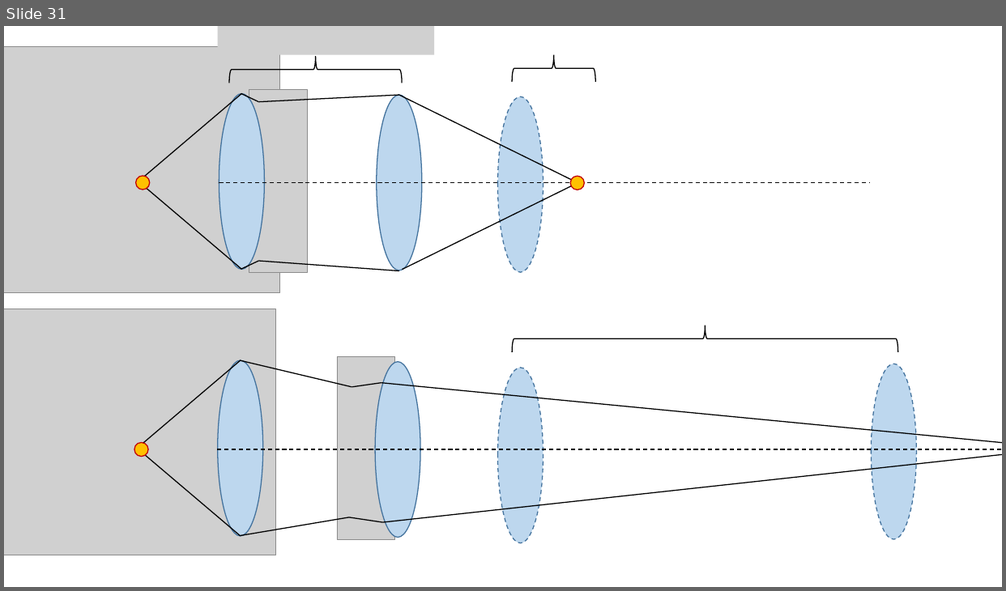
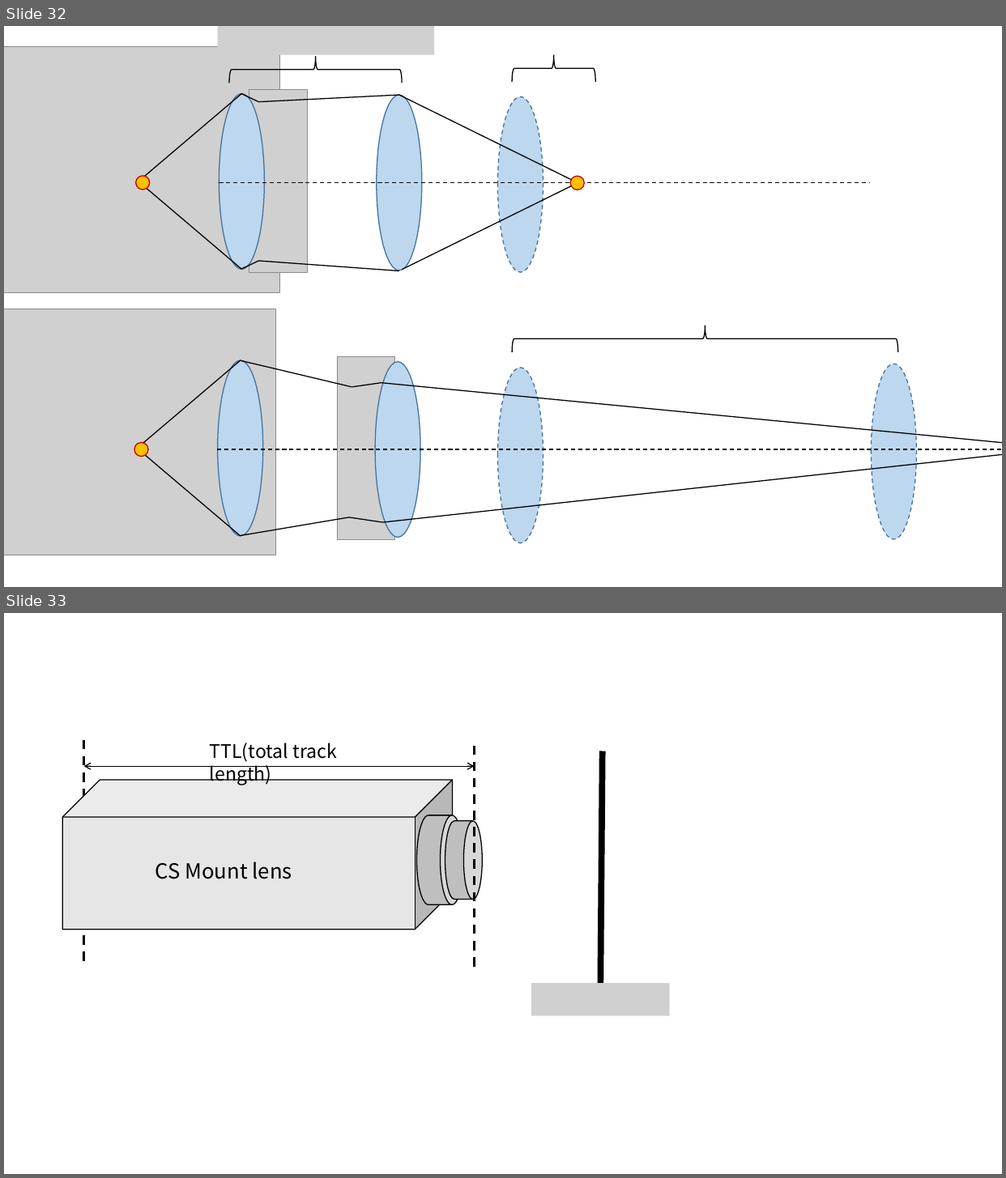
Before and after one commit to shjo0501/CameraStudy, a slide deck: study-document.pptx. Shown one above the other, each under a label of ours: slide 31 before the commit, slides 32 and 33 after it. The pictures are 1006x591 and 1006x1178 pixels, drawn with LibreOffice and Linux fonts; fonts in the diff are those of the drawing; grey boxes stand for pictures. Boxes give left, top, right and bottom in pixels: in the first picture for what was removed or moved away, otherwise in the second. Text is boxed around its words. In the diff, an @@ line names an element or a change of style, - is before the commit and + after.

```diff
--- a/study-document.pptx
+++ b/study-document.pptx
@@ slide 33 added at box(4, 613, 1002, 1174), background #FFFFFF @@
@@ line added from (84, 961) to (84, 737), #000000 2.25 pt dashed @@
@@ text added at box(210, 743, 338, 785), 18 pt, text #000000 @@
+TTL(total track length)
@@ line added from (474, 967) to (474, 743), #000000 2.25 pt dashed @@
@@ line added from (601, 983) to (602, 752), #000000 6 pt @@
@@ cube added at box(62, 780, 453, 930), fill #E7E6E6, outline #000000 1 pt @@
@@ double arrow added from (84, 766) to (474, 766), #000000 1 pt @@
@@ cylinder added at box(417, 815, 464, 905), fill #BFBFBF, outline #000000 1 pt @@
@@ cylinder added at box(445, 820, 483, 900), fill #BFBFBF, outline #000000 1 pt @@
@@ text added at box(155, 862, 292, 879), 20 pt, text #000000 @@
+CS Mount lens
@@ picture added at box(532, 983, 670, 1016) @@
@@ what was slide 31 is now slide 32 @@
```
Also in this commit, not shown: 5 other slides added.
